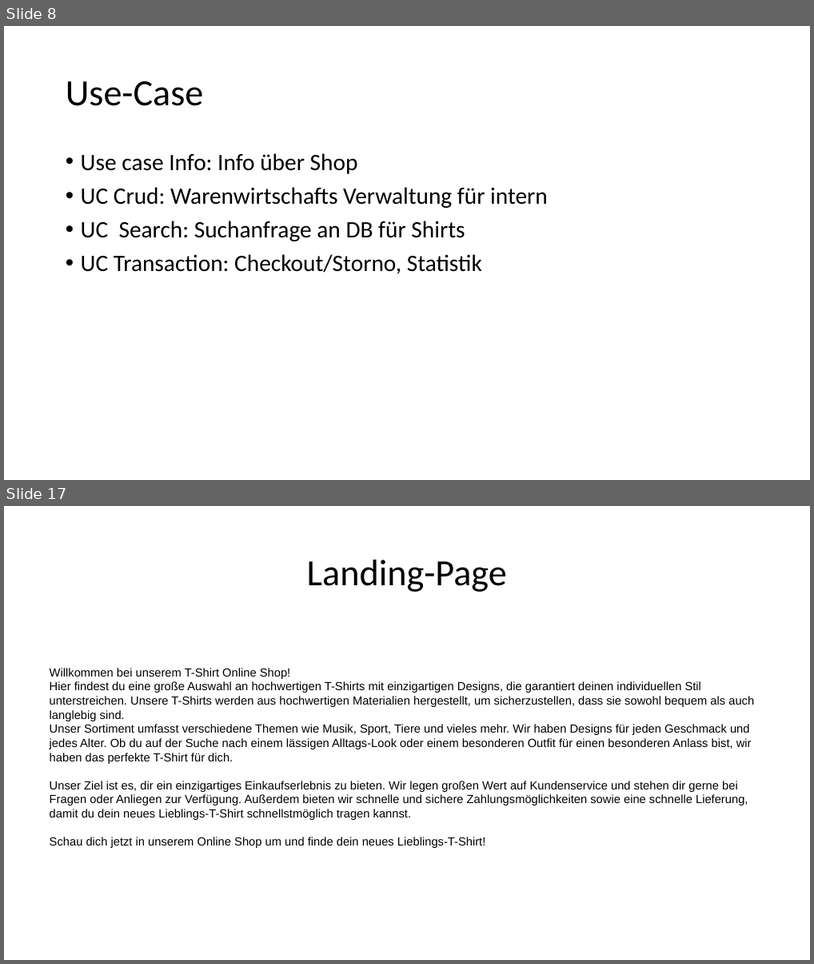
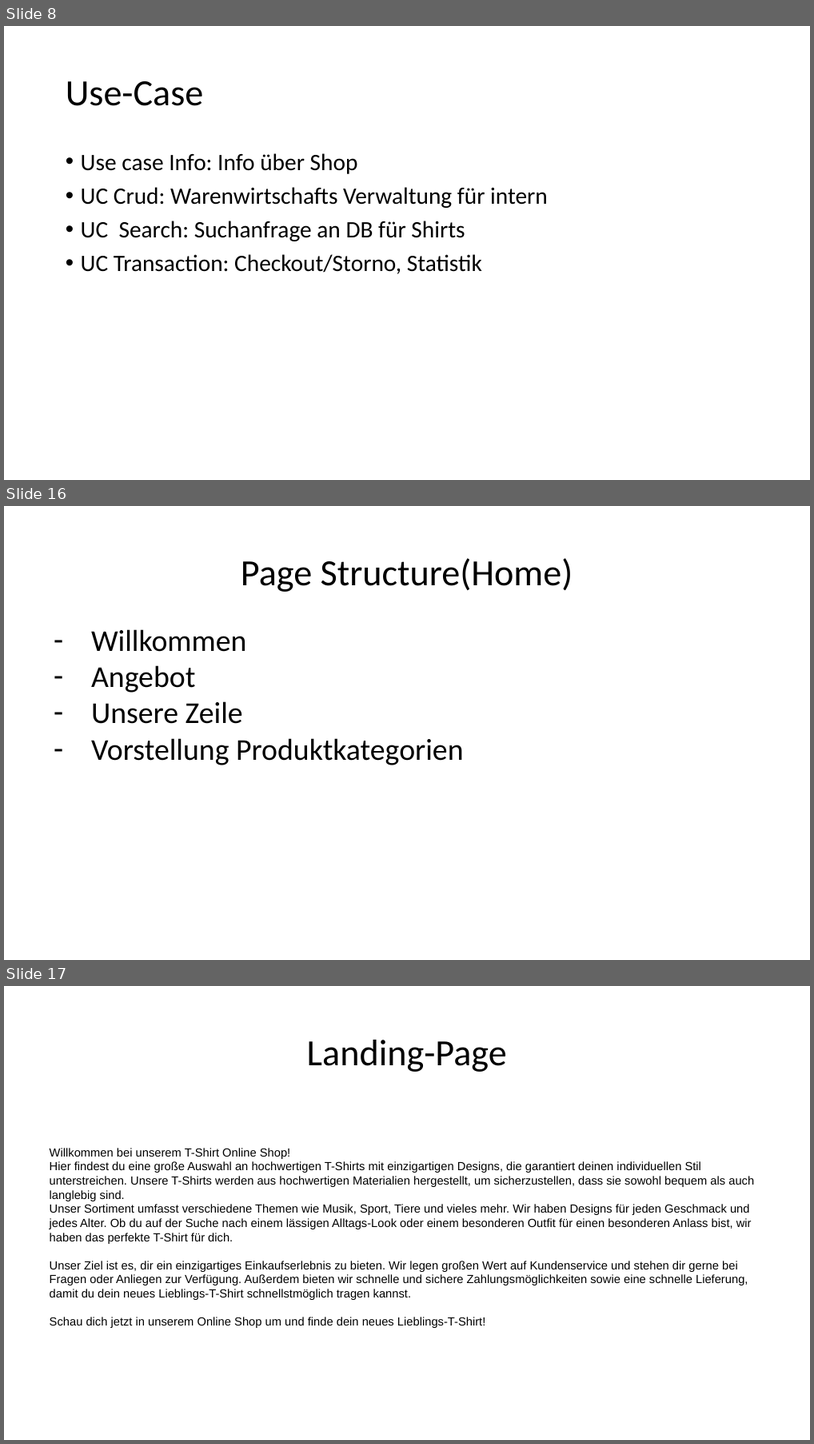
Before and after one commit to Sprayer115/render, a slide deck: Web-Technologie.pptx. Shown one above the other, each under a label of ours: slides 8 and 17 before the commit, slides 8, 16 and 17 after it; the slides between them are not shown. The pictures are 814x964 and 814x1444 pixels, drawn with LibreOffice and Linux fonts; fonts in the diff are those of the drawing. Boxes give left, top, right and bottom in pixels: in the first picture for what was removed or moved away, otherwise in the second. Text is boxed around its words. In the diff, an @@ line names an element or a change of style, - is before the commit and + after.

```diff
--- a/Web-Technologie.pptx
+++ b/Web-Technologie.pptx
@@ slide 16 added at [4, 506, 810, 960], background #FFFFFF @@
@@ title added at [241, 558, 574, 592], 44 pt, text #000000 @@
+Page Structure(Home)
@@ text added at [91, 629, 464, 765], 36 pt, text #000000 @@
+– Willkommen
+– Angebot
+– Unsere Zeile
+– Vorstellung Produktkategorien
```
Also in this commit, not shown: 2 slides changed, 1 slide removed.
